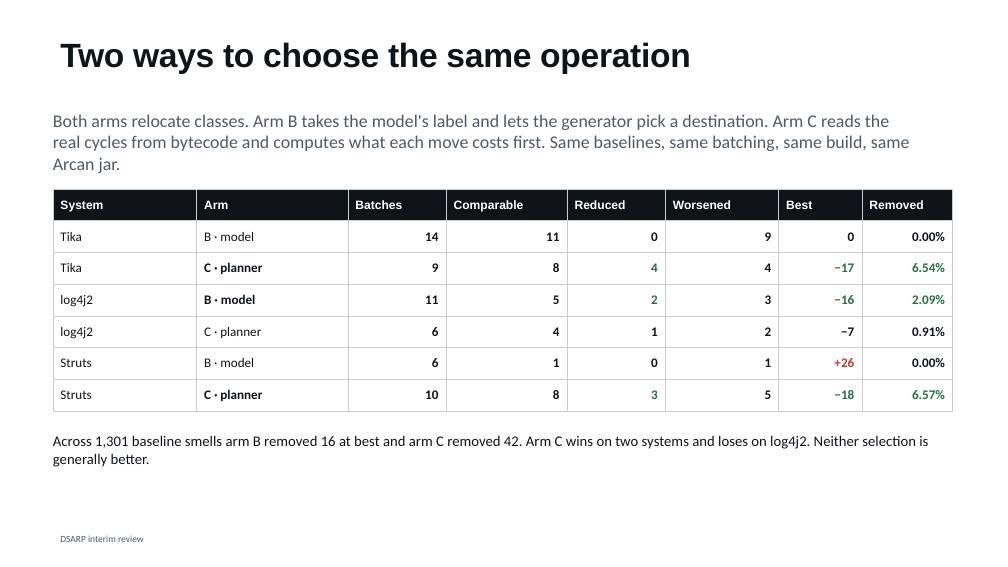
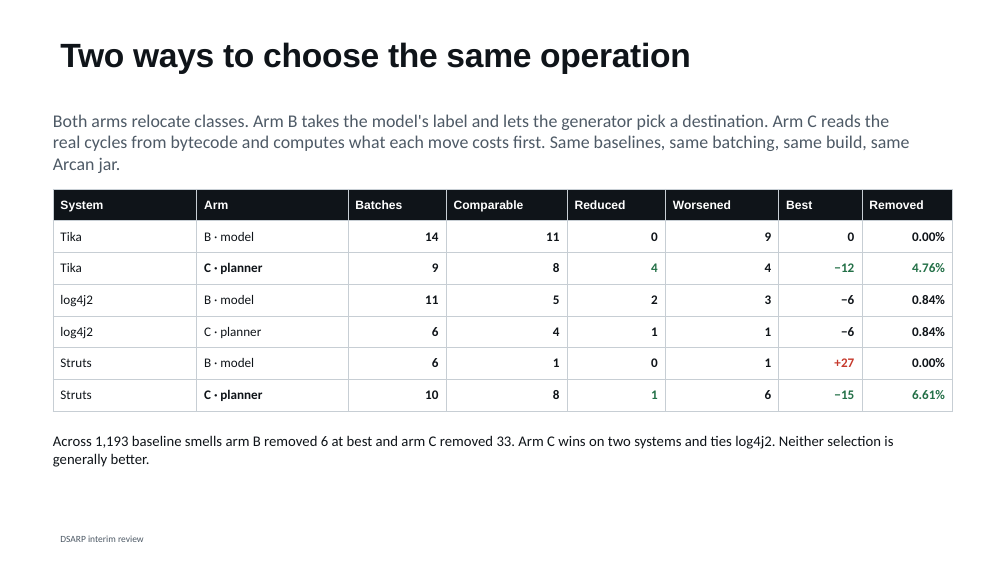
Before and after one commit to shimoriki/DSARPProject, a slide deck: slide 14 of docs/DSARP_interim_review.pptx (slide 13 before the commit). Drawn at 1008x567 pixels with LibreOffice and Linux fonts; fonts in the diff are those of the drawing. Boxes give left, top, right and bottom in pixels: in the first picture for what was removed or moved away, otherwise in the second. Text is boxed around its words. In the diff, an @@ line names an element or a change of style, - is before the commit and + after.

```diff
--- a/docs/DSARP_interim_review.pptx
+++ b/docs/DSARP_interim_review.pptx
@@ table at box(53, 189, 953, 405) @@
-row 3, column 7: −17
+row 3, column 7: −12
-row 3, column 8: 6.54%
+row 3, column 8: 4.76%
-row 4, column 7: −16
+row 4, column 7: −6
-row 4, column 8: 2.09%
+row 4, column 8: 0.84%
-row 5: log4j2 | C · planner | 6 | 4 | 1 | 2 | −7 | 0.91%
+row 5: log4j2 | C · planner | 6 | 4 | 1 | 1 | −6 | 0.84%
-row 6, column 7: +26
+row 6, column 7: +27
-row 7: Struts | C · planner | 10 | 8 | 3 | 5 | −18 | 6.57%
+row 7: Struts | C · planner | 10 | 8 | 1 | 6 | −15 | 6.61%
@@ bold off in "B · model" @@
@@ text colour #237047 to #0F1419 in "2" @@
@@ text at box(53, 435, 893, 467): text changed @@
-Across 1,301 baseline smells arm B removed 16 at best and arm C removed 42. Arm C wins on two systems and loses on log4j2. Neither selection is generally better.
+Across 1,193 baseline smells arm B removed 6 at best and arm C removed 33. Arm C wins on two systems and ties log4j2. Neither selection is generally better.
```
Also in this commit, not shown: 6 other slides changed, 1 slide added, 11 other files.
